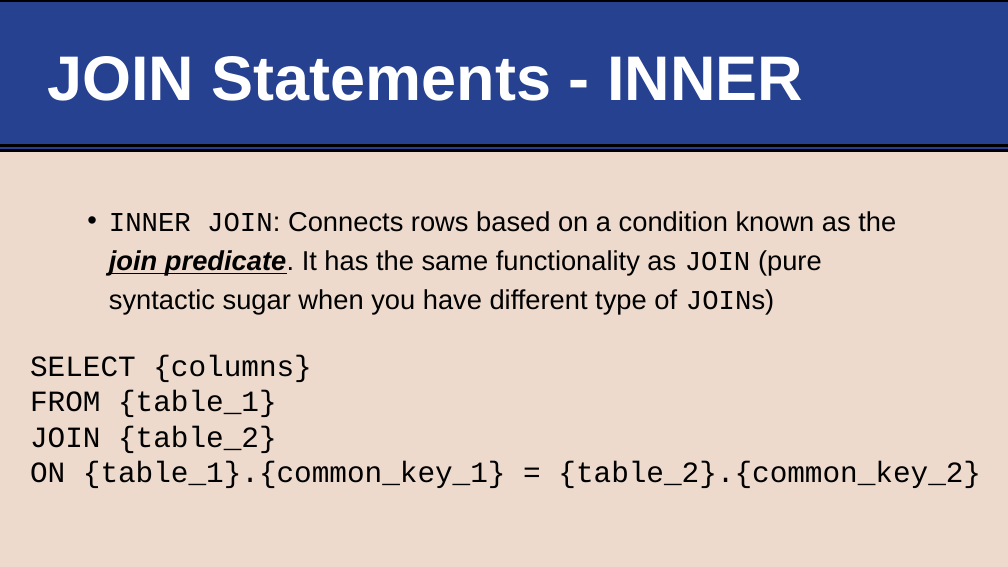
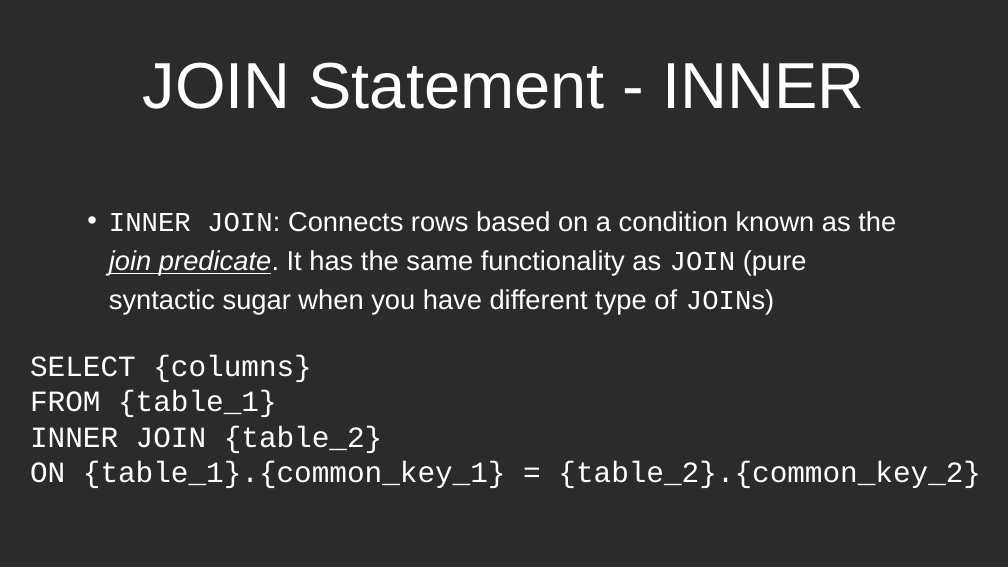
Before and after one commit to life-efficient/Data-Engineering, a slide deck: slide 13 of 2. SQL/3. Joins/3. SQL Joins.pptx. Drawn at 1008x567 pixels with LibreOffice and Linux fonts; fonts in the diff are those of the drawing; background and template pictures are left out; a plain dark background stands for a picture behind light text. Boxes give left, top, right and bottom in pixels: in the first picture for what was removed or moved away, otherwise in the second. Text is boxed around its words. In the diff, an @@ line names an element or a change of style, - is before the commit and + after.

```diff
--- a/2. SQL/3. Joins/3. SQL Joins.pptx
+++ b/2. SQL/3. Joins/3. SQL Joins.pptx
@@ background #EDDACC to picture (left out) @@
@@ rectangle removed at (0, 0, 1008, 150) @@
@@ title "JOIN Statement - INNER" at (143, 62, 864, 109): vertical alignment middle to bottom @@
@@ title at (143, 62, 864, 109): text changed; size 60 to 61.9 pt; bold off @@
-JOIN Statements - INNER
+JOIN Statement - INNER
@@ line removed from (0, 146) to (1008, 146) @@
@@ text "INNER JOIN: Connects rows based ..." at (109, 211, 896, 315): text colour #000000 to #FFFFFF; bold off in "join predicate." @@
@@ text at (30, 355, 383, 453): text changed; text colour #000000 to #FFFFFF @@
-SELECT {columns}
-FROM {table_1}
-JOIN {table_2}
+SELECT {columns}
+FROM {table_1}
+INNER JOIN {table_2}
@@ text at (30, 461, 981, 488): text colour #000000 to #FFFFFF in "ON {table_1}.{common_key_1} = {table_2}.{common_key_2}" @@
```
Also in this commit, not shown: 30 other slides changed, 2 slides added, 2 slides removed, 2 other files.
